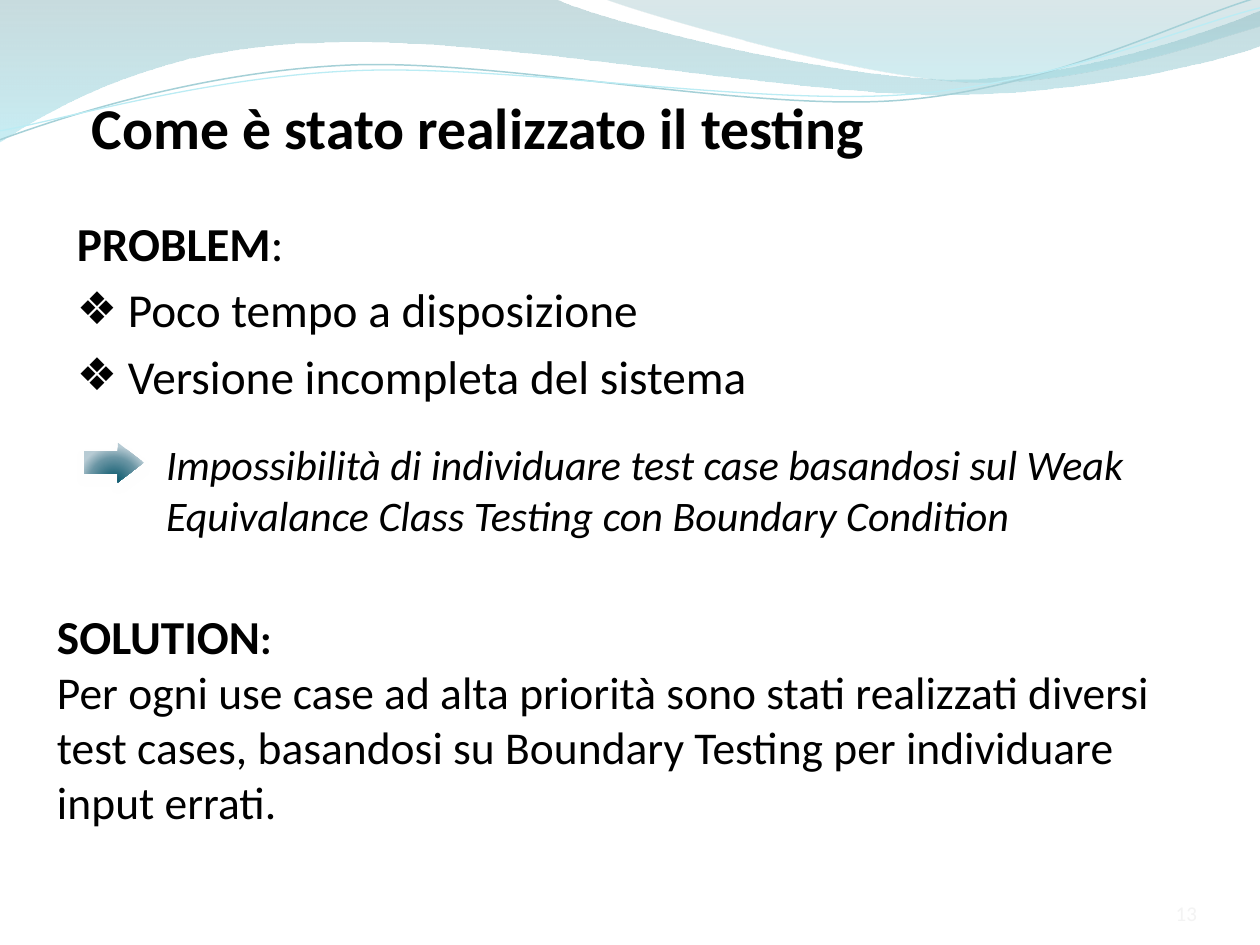
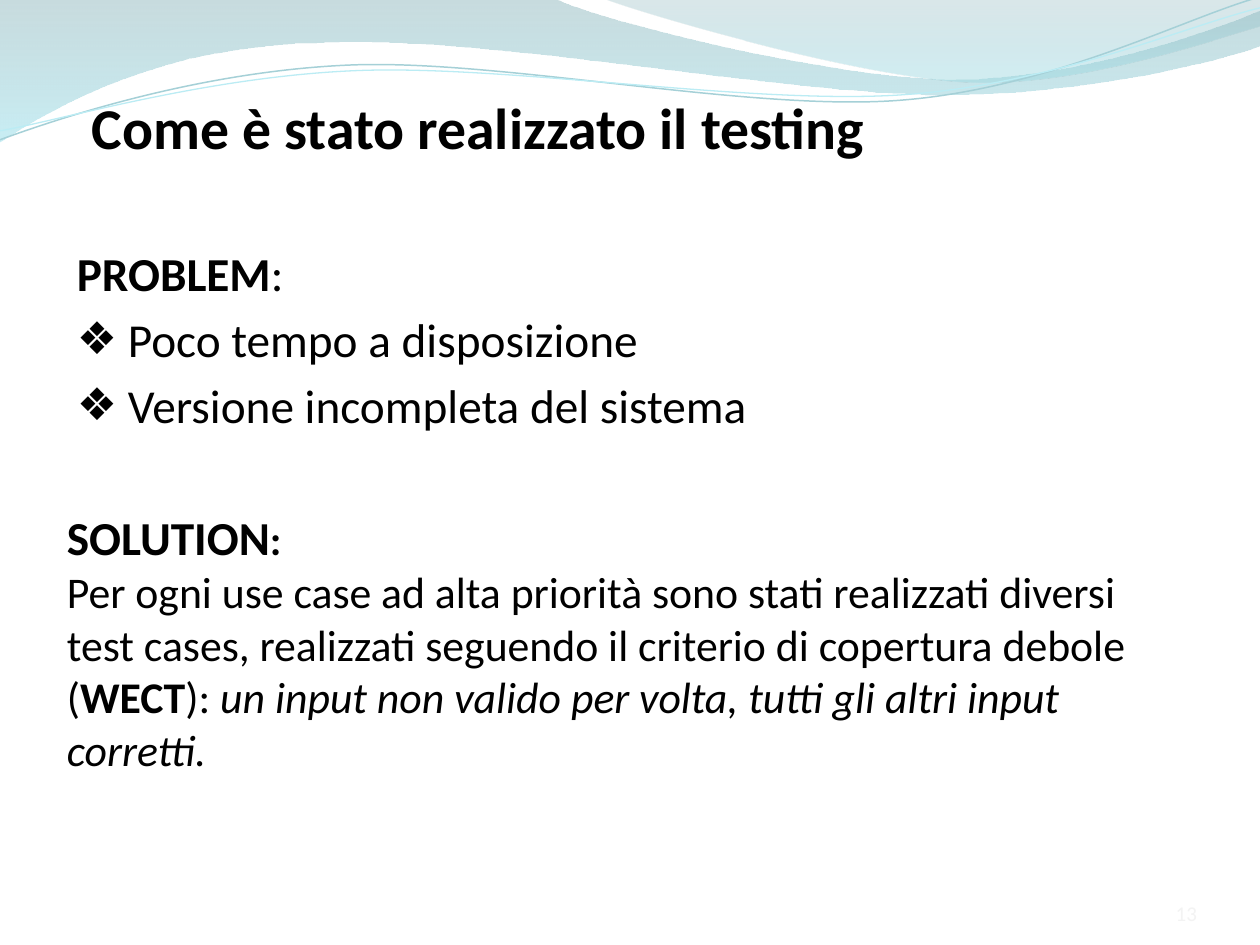
Before and after one commit to ammirate/at-silo, a slide deck: slide 13 of Presentazione/Atsilo2/Ferrara/Ferrara_M_PresentazioneFinale.pptx. Drawn at 1260x945 pixels with LibreOffice and Linux fonts; fonts in the diff are those of the drawing. Boxes give left, top, right and bottom in pixels: in the first picture for what was removed or moved away, otherwise in the second. Text is boxed around its words. In the diff, an @@ line names an element or a change of style, - is before the commit and + after.

Commit message:
[wt m]

```diff
--- a/Presentazione/Atsilo2/Ferrara/Ferrara_M_PresentazioneFinale.pptx
+++ b/Presentazione/Atsilo2/Ferrara/Ferrara_M_PresentazioneFinale.pptx
@@ text "PROBLEM:": place and size @@
-text "PROBLEM:" at bbox=[77, 230, 746, 402]
+text "PROBLEM:" at bbox=[77, 260, 746, 431]
@@ right arrow removed at bbox=[84, 442, 144, 481] @@
@@ text removed at bbox=[166, 450, 1123, 539] @@
-Impossibilità di individuare test case basandosi sul Weak Equivalance Class Testing con Boundary Condition
@@ text "SOLUTION:": place and size @@
-text "SOLUTION:" at bbox=[57, 623, 1148, 827]
+text "SOLUTION:" at bbox=[67, 524, 1125, 767]
@@ text at bbox=[67, 577, 1125, 767]: text changed; size 26 to 25 pt @@
-Per ogni use case ad alta priorità sono stati realizzati diversi test cases, basandosi su Boundary Testing per individuare input errati.
+Per ogni use case ad alta priorità sono stati realizzati diversi test cases, realizzati seguendo il criterio di copertura debole (WECT): un input non valido per volta, tutti gli altri input corretti.
```
Also in this commit, not shown: 10 other slides changed, 2 slides added.
